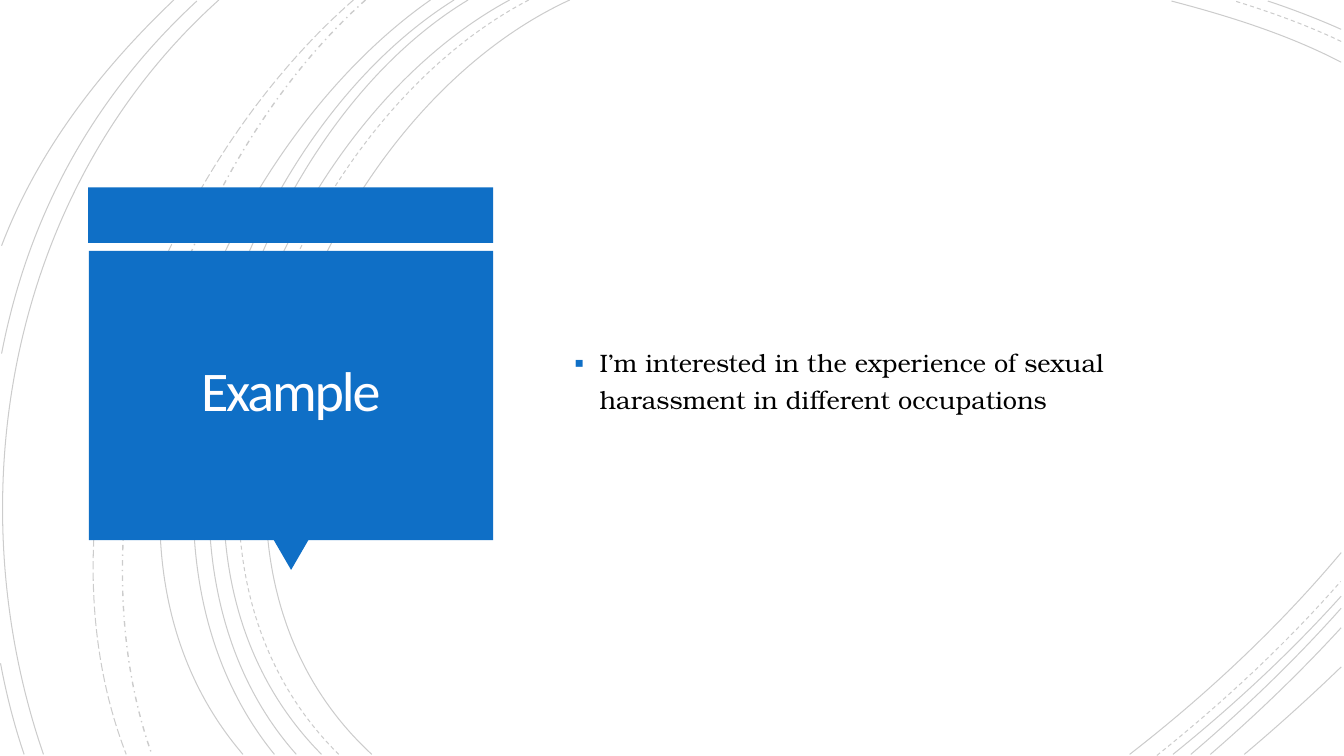
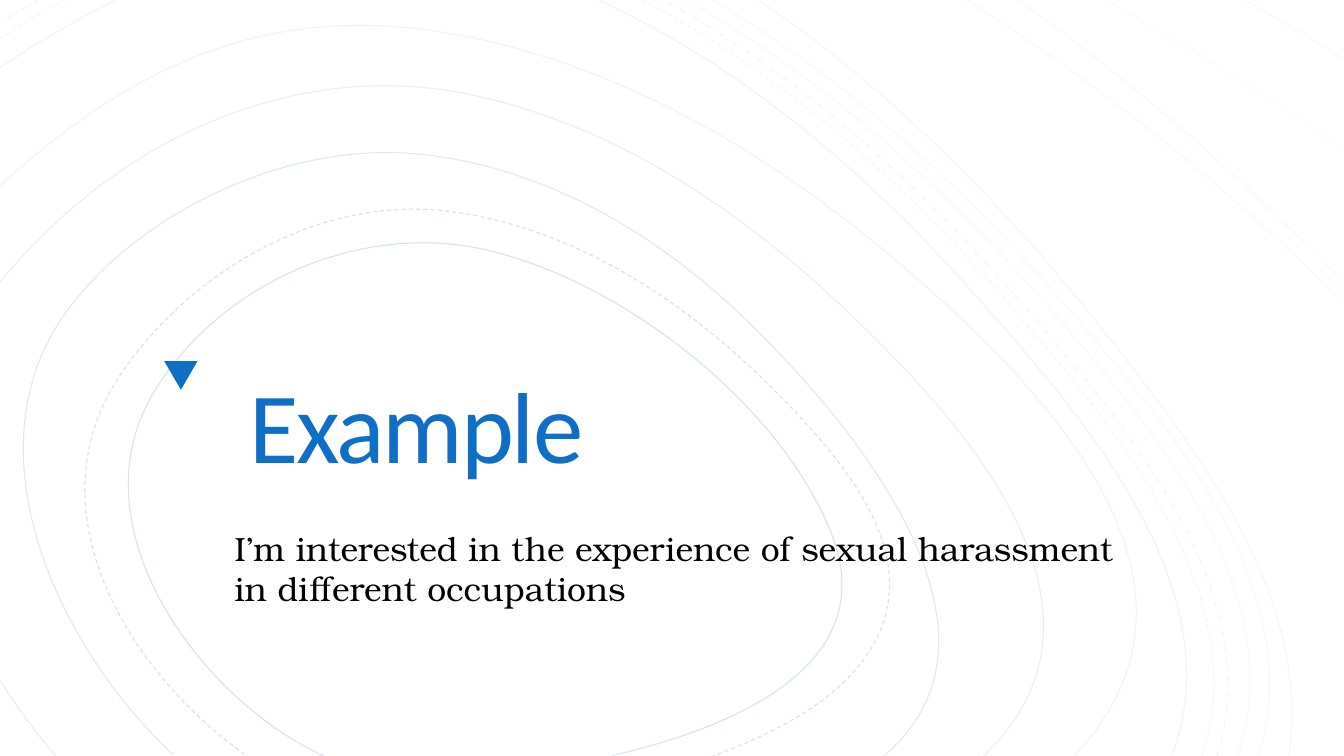
Before and after one commit to ekmaloney/soc490s, a slide deck: slide 5 of slides/march_8.pptx (slide 4 before the commit). Drawn at 1344x756 pixels with LibreOffice and Linux fonts; fonts in the diff are those of the drawing. Boxes give left, top, right and bottom in pixels: in the first picture for what was removed or moved away, otherwise in the second. Text is boxed around its words. In the diff, an @@ line names an element or a change of style, - is before the commit and + after.

```diff
--- a/slides/march_8.pptx
+++ b/slides/march_8.pptx
@@ rectangle added at (x1=0, y1=0, x2=1344, y2=756), fill #FFFFFF @@
@@ group added at (x1=0, y1=0, x2=1344, y2=756): 19 freeform shapes @@
@@ group added at (x1=0, y1=0, x2=1344, y2=756): 19 freeform shapes @@
@@ title "Example" moved from (x1=201, y1=372, x2=380, y2=420) to (x1=250, y1=393, x2=583, y2=480) @@
@@ title "Example" at (x1=250, y1=393, x2=583, y2=480): size 40 to 72 pt, text colour #FFFEFF to #0F6FC6; alignment centre to left; line spacing 0.85 to 0.8; vertical alignment middle to bottom @@
@@ rectangle removed at (x1=89, y1=188, x2=494, y2=243) @@
@@ rectangle removed at (x1=89, y1=251, x2=493, y2=540) @@
@@ triangle added at (x1=164, y1=361, x2=198, y2=389), fill #0F6FC6 @@
@@ text "I’m interested in the experience ..." moved from (x1=600, y1=353, x2=1103, y2=415) to (x1=235, y1=529, x2=1113, y2=609) @@
@@ text "I’m interested in the experience ..." at (x1=235, y1=529, x2=1113, y2=609): size 18 to 24 pt; bullet ▪ to none; line spacing 1.2 to 1 @@
@@ triangle removed at (x1=273, y1=540, x2=309, y2=571) @@
@@ freeform shape removed at (x1=1130, y1=553, x2=1342, y2=754) @@
@@ freeform shape removed at (x1=1174, y1=596, x2=1342, y2=754) @@
@@ freeform shape removed at (x1=1191, y1=608, x2=1341, y2=754) @@
```
Also in this commit, not shown: 2 other slides changed, 21 slides added, 1 slide removed, 8 other files.
